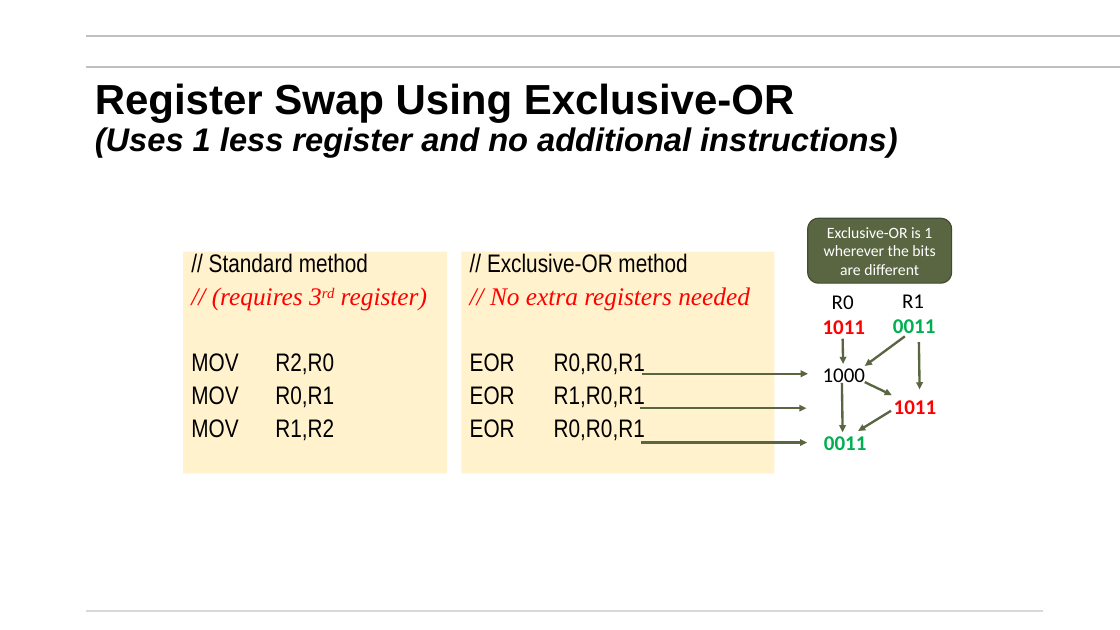
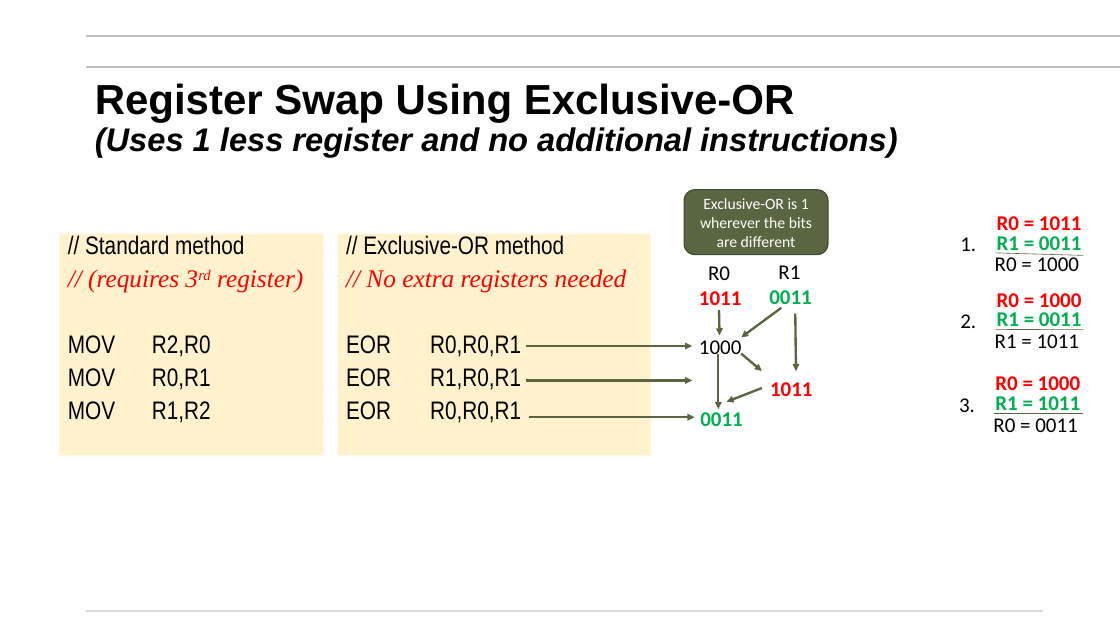
Before and after one commit to mikegrace2/CSEN20-Fall2026-Course-Website, a slide deck: slide 51 of Week06_ManipulatingBits/Ch07_ManipulatingBits_PlusExamples_V4.pptx (slide 50 before the commit). Drawn at 1120x630 pixels with LibreOffice and Linux fonts; fonts in the diff are those of the drawing; background and template pictures are left out. Boxes give left, top, right and bottom in pixels: in the first picture for what was removed or moved away, otherwise in the second. Text is boxed around its words. In the diff, an @@ line names an element or a change of style, - is before the commit and + after.

```diff
--- a/Week06_ManipulatingBits/Ch07_ManipulatingBits_PlusExamples_V4.pptx
+++ b/Week06_ManipulatingBits/Ch07_ManipulatingBits_PlusExamples_V4.pptx
@@ 3 texts moved together from (x1=183, y1=252, x2=937, y2=474) to (x1=60, y1=234, x2=813, y2=455) @@
@@ text added at (x1=960, y1=237, x2=976, y2=251), 18 pt, text #000000 @@
+1.
@@ text added at (x1=997, y1=216, x2=1082, y2=230), 18 pt, text #FF0000, bold @@
+R0 = 1011
@@ text added at (x1=997, y1=236, x2=1082, y2=256), 18 pt, text #00B050, bold @@
+R1 = 0011
@@ text added at (x1=995, y1=254, x2=1080, y2=271), 18 pt, text #000000 @@
+R0 = 1000
@@ line added from (1084, 255) to (996, 253), #596641 0.5 pt @@
@@ text added at (x1=997, y1=293, x2=1082, y2=313), 18 pt, text #FF0000, bold @@
+R0 = 1000
@@ 5 texts, 2 arrows, 1 rounded rectangle moved together from (x1=808, y1=218, x2=952, y2=389) to (x1=684, y1=190, x2=828, y2=360) @@
@@ arrow moved from (919, 342) - (920, 389) to (796, 313) - (797, 371) @@
@@ text added at (x1=960, y1=314, x2=976, y2=328), 18 pt, text #000000 @@
+2.
@@ line added from (1084, 329) to (996, 329), #596641 0.5 pt @@
@@ text added at (x1=997, y1=312, x2=1082, y2=330), 18 pt, text #00B050, bold @@
+R1 = 0011
@@ arrow moved from (642, 374) - (808, 374) to (526, 346) - (692, 346) @@
@@ arrow moved from (842, 383) - (843, 433) to (718, 355) - (718, 409) @@
@@ arrow moved from (865, 382) - (892, 395) to (741, 354) - (762, 371) @@
@@ text added at (x1=995, y1=334, x2=1080, y2=348), 18 pt, text #000000 @@
+R1 = 1011
@@ arrow moved from (640, 408) - (807, 408) to (527, 381) - (692, 381) @@
@@ arrow moved from (891, 411) - (859, 431) to (762, 388) - (727, 402) @@
@@ text added at (x1=995, y1=376, x2=1081, y2=397), 18 pt, text #FF0000, bold @@
+R0 = 1000
@@ arrow moved from (641, 443) - (807, 443) to (528, 418) - (695, 418) @@
@@ text "0011" moved from (x1=824, y1=436, x2=867, y2=450) to (x1=700, y1=412, x2=743, y2=426) @@
@@ text added at (x1=959, y1=398, x2=975, y2=412), 18 pt, text #000000 @@
+3.
@@ text added at (x1=993, y1=418, x2=1078, y2=432), 18 pt, text #000000 @@
+R0 = 0011
@@ line added from (1084, 413) to (994, 413), #596641 0.5 pt @@
@@ text added at (x1=995, y1=396, x2=1081, y2=414), 18 pt, text #00B050, bold @@
+R1 = 1011
```
Also in this commit, not shown: 13 other slides changed.
